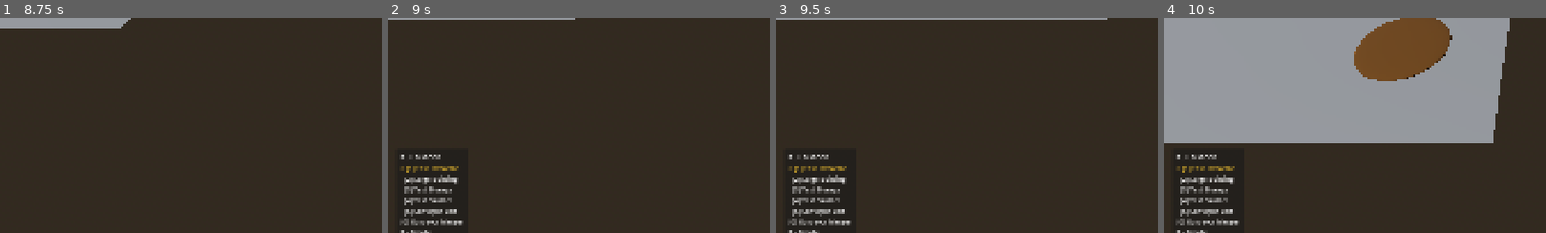
Above: before the commit, frames 1-4 (left to right).
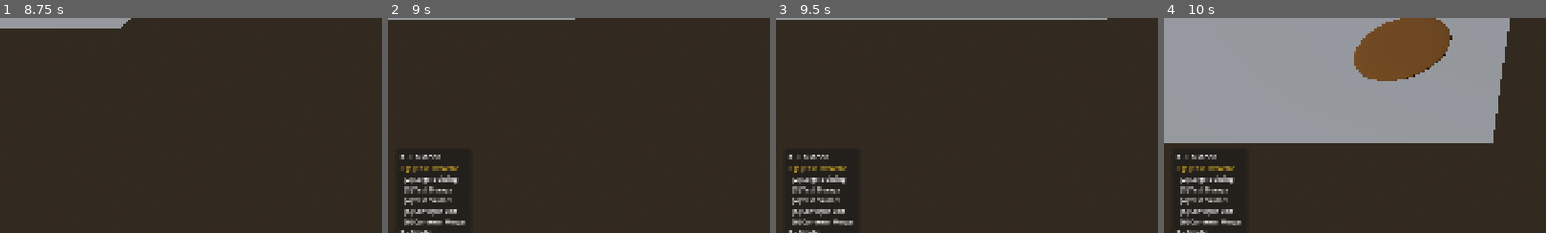
Above: after the commit, the same moments.

Repository: ChrisGiggleman/industrial-warfare
Game: Godot game, scene res://scenes/core/main.tscn
Same seed, same stepped clock (60 frames per second), same inputs: the game is played once before the commit and once after it.
Inputs (mouse positions are % of the whole screen's width and height, from its top left):
- Up to frame 1 (8.75 s): tap Enter at 0.5 s; move the mouse to (72, 45) at 0.52 s; hold D (move_right) 0.53-1.28 s; hold Mouse wheel up (camera_zoom_in) 0.53-1.28 s; move the mouse to (30, 55) at 1.27 s; hold S (move_backward) 1.28-2.03 s; tap Mouse wheel down (camera_zoom_out) at 1.35 s; move the mouse to (60, 28) at 2.02 s; hold D (move_right) 2.03-2.78 s; hold Delete (demolish_selected) 2.03-2.78 s; move the mouse to (45, 70) at 2.77 s; hold W (move_forward) 2.78-3.53 s; click (45, 70) at 2.85 s; move the mouse to (80, 65) at 3.52 s; hold R (rotate_placement) 3.53-4.28 s; hold A (move_left) 3.53-5.03 s; move the mouse to (20, 35) at 4.27 s; right-click (20, 35) at 4.35 s; move the mouse to (55, 50) at 5.02 s; hold S (move_backward) 5.03-5.78 s; hold 1 (select_building_1) 5.03-5.78 s; move the mouse to (35, 25) at 5.77 s; hold D (move_right) 5.78-6.53 s; tap 2 (select_building_2) at 5.85 s; move the mouse to (72, 45) at 6.52 s; hold W (move_forward) 6.53-7.28 s; hold 3 (select_building_3) 6.53-7.28 s; move the mouse to (30, 55) at 7.27 s; hold D (move_right) 7.28-8.03 s; tap 4 (select_building_4) at 7.35 s; move the mouse to (60, 28) at 8.02 s; hold S (move_backward) from 8.03 s (still down); hold 5 (select_building_5) from 8.03 s (still down)
- Up to frame 2 (9 s): move the mouse to (45, 70) at 8.77 s; release S (move_backward) at 8.78 s; release 5 (select_building_5) at 8.78 s; hold A (move_left) from 8.78 s (still down); tap B (toggle_placement_mode) at 8.85 s
- Up to frame 3 (9.5 s): keep holding A (move_left)
- Up to frame 4 (10 s): move the mouse to (80, 65) at 9.52 s; release A (move_left) at 9.53 s; hold W (move_forward) from 9.53 s (still down); tap J at 9.6 s
The pictures show only the part of the screen within x 0-50%, y 44-94%; the shares and areas given below are measured in that part.

Frame 1 is identical in both runs. In frame 2, 0.3% of the frame differs, in the area x 3-21%, y 93-97%; in frame 3, 0.3%; in frame 4, 0.3%.

Commit message:
Enable conveyor merger build slot and protect stored items during demolition

Diff:
--- a/scripts/build_hud.gd
+++ b/scripts/build_hud.gd
@@ -31,6 +31,10 @@
 
 @onready var building_5_label: Label = (
 	$BuildPanel/PanelMargin/BuildInfo/Building5Label
+)
+
+@onready var building_6_label: Label = (
+	$BuildPanel/PanelMargin/BuildInfo/Building6Label
 )
 
 @onready var controls_label: Label = (
@@ -91,6 +95,7 @@
 	building_3_label.modulate = normal_color
 	building_4_label.modulate = normal_color
 	building_5_label.modulate = normal_color
+	building_6_label.modulate = normal_color
 
 	# Remove selection markers before applying the active selection.
 	building_1_label.text = "  [1] Test Extractor"
@@ -98,6 +103,7 @@
 	building_3_label.text = "  [3] Test Storage"
 	building_4_label.text = "  [4] Test Smelter"
 	building_5_label.text = "  [5] Conveyor Belt"
+	building_6_label.text = "  [6] Conveyor Merger"
 
 	# =============================================================================
 	# APPLY BUILDING SELECTION
@@ -127,6 +133,10 @@
 		building_5_label.modulate = selected_color
 		building_5_label.text = "> [5] Conveyor Belt"
 
+	elif index == 5:
+		building_6_label.modulate = selected_color
+		building_6_label.text = "> [6] Conveyor Merger"
+
 # =============================================================================
 # DEMOLITION MODE DISPLAY
 # =============================================================================
